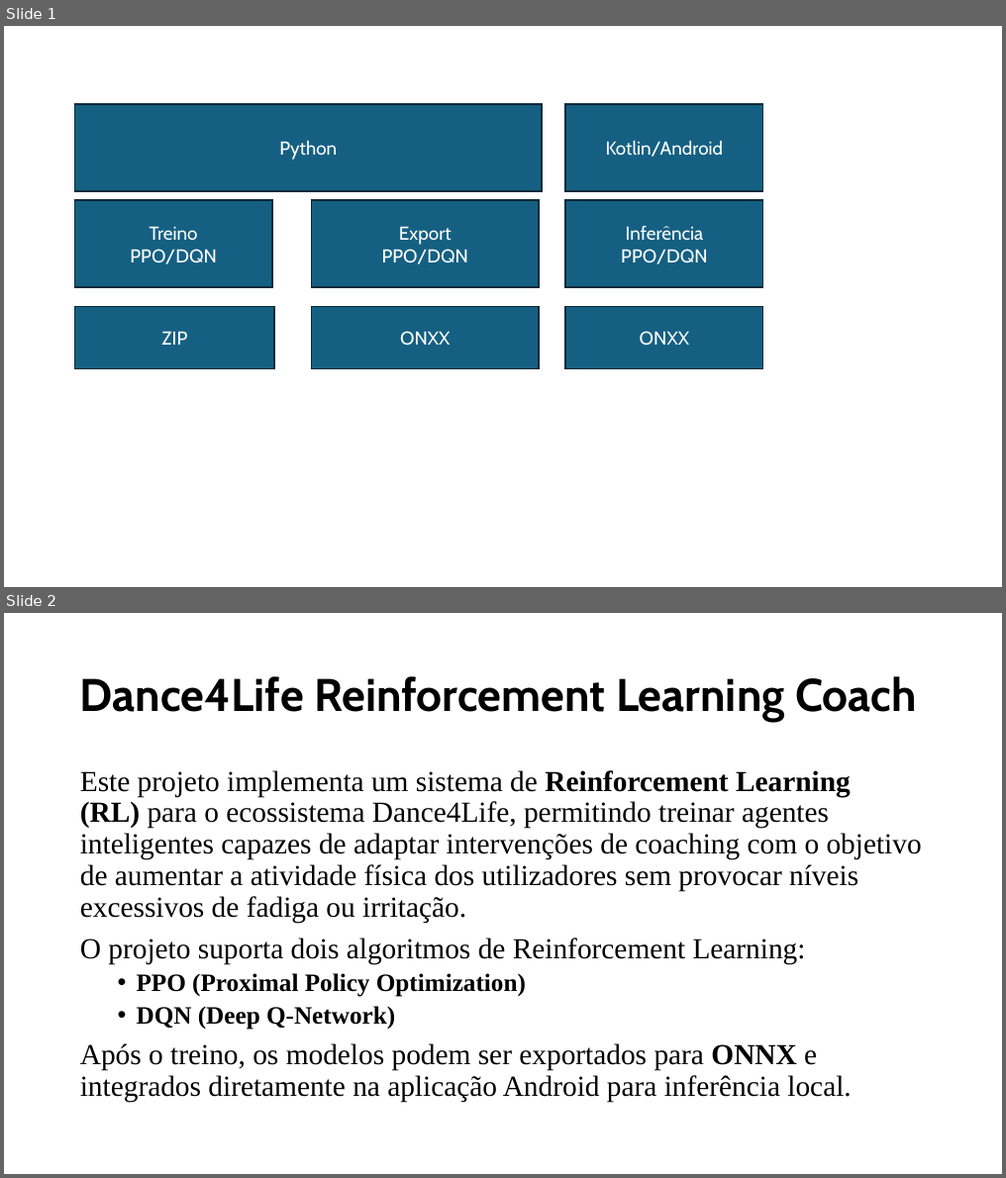
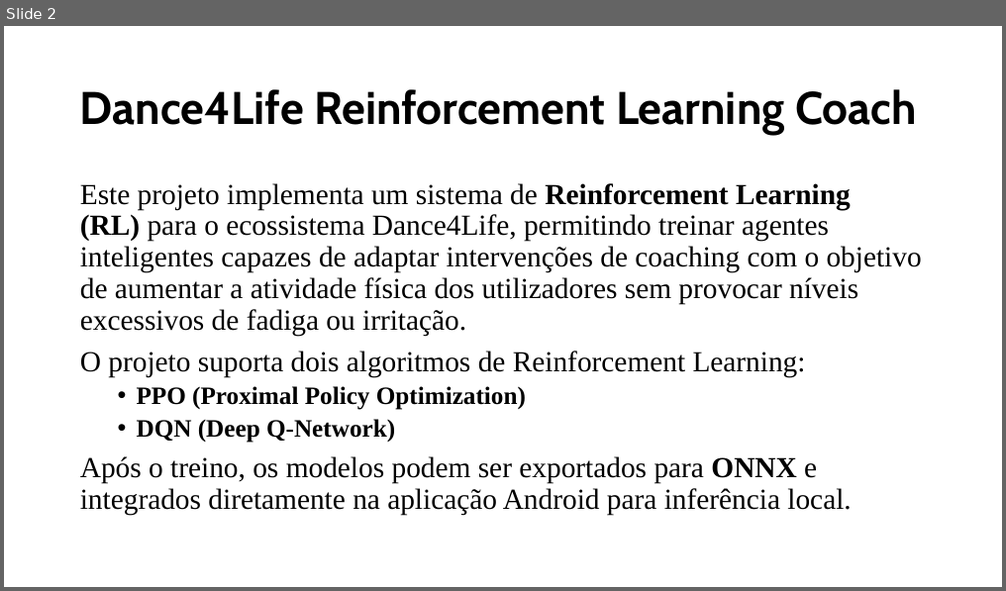
Before and after one commit to MIA-CDFR/SAASMRL, a slide deck: Relatórios/AR/AR_apresentação.pptx. Shown one above the other, each under a label of ours: slides 1 and 2 before the commit, slide 2 after it. The pictures are 1006x1178 and 1006x591 pixels, drawn with LibreOffice and Linux fonts; fonts in the diff are those of the drawing. Boxes give left, top, right and bottom in pixels: in the first picture for what was removed or moved away, otherwise in the second. Text is boxed around its words. In the diff, an @@ line names an element or a change of style, - is before the commit and + after.

```diff
--- a/Relatórios/AR/AR_apresentação.pptx
+++ b/Relatórios/AR/AR_apresentação.pptx
@@ slide 1 removed at (4, 26, 1002, 587), background #FFFFFF @@
@@ rectangle removed at (75, 104, 543, 190) @@
-Python
@@ rectangle removed at (565, 104, 763, 190) @@
-Kotlin/Android
@@ rectangle removed at (75, 200, 272, 287) @@
-Treino
-PPO/DQN
@@ rectangle removed at (312, 200, 539, 287) @@
-Export
-PPO/DQN
@@ rectangle removed at (565, 200, 763, 287) @@
-Inferência
-PPO/DQN
@@ rectangle removed at (75, 307, 275, 369) @@
-ZIP
@@ rectangle removed at (312, 307, 539, 369) @@
-ONXX
@@ rectangle removed at (565, 307, 763, 369) @@
-ONXX
```
Also in this commit, not shown: 9 slides changed, 2 slides added, 2 other slides removed, 4 other files.
